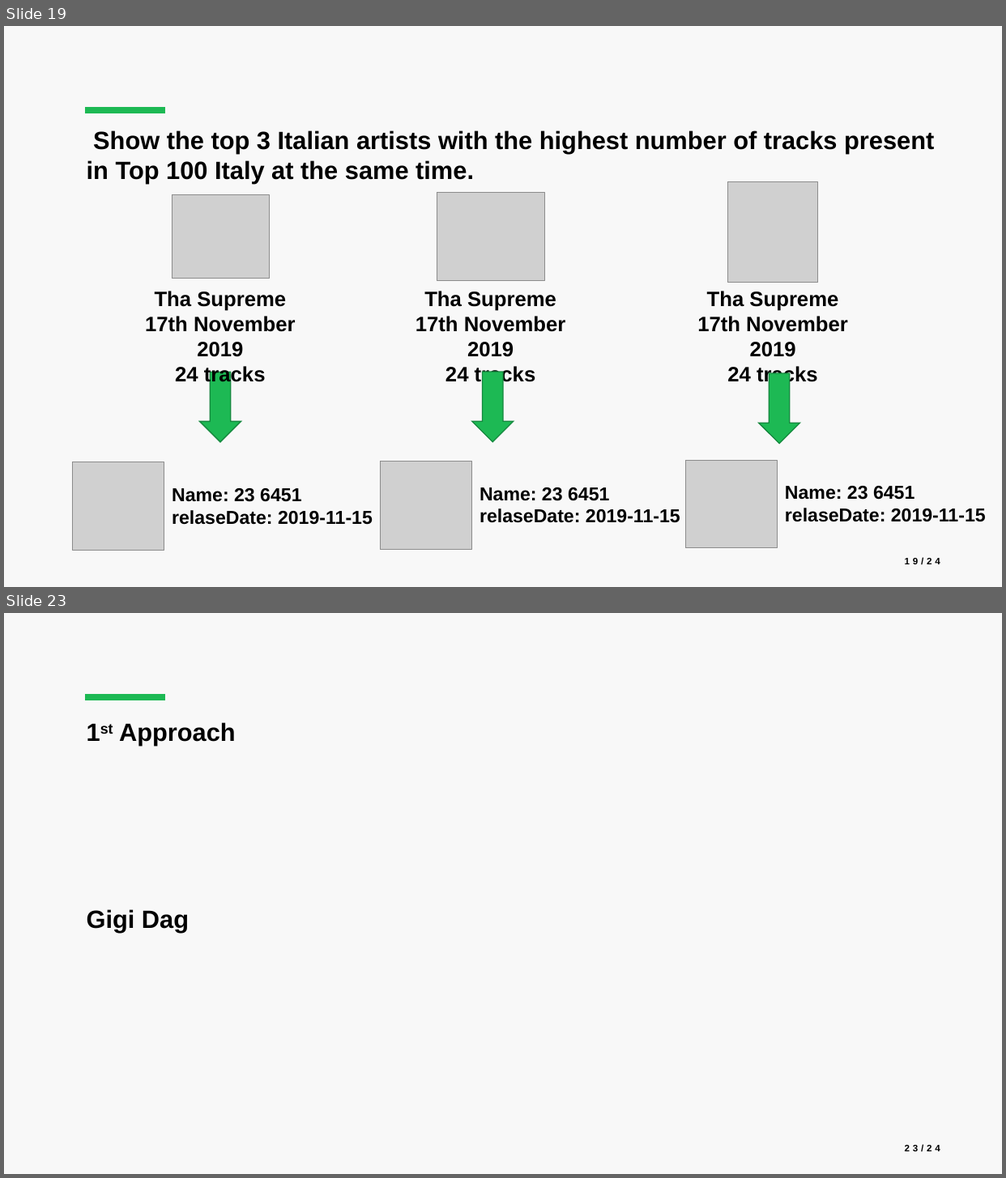
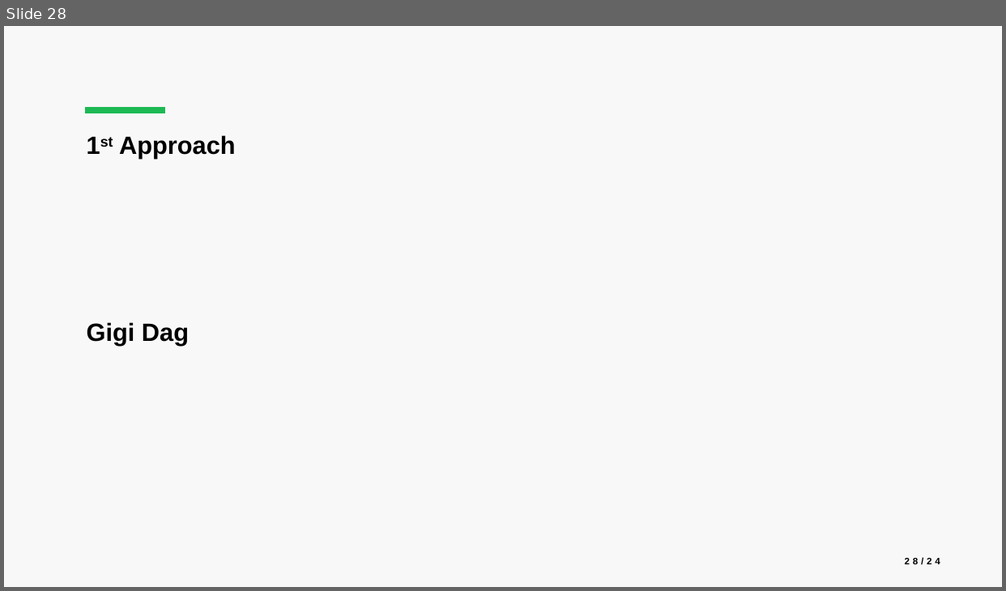
Before and after one commit to luca-martinelli-09/spotify-pg, a slide deck: slides/Spotify_Presentation.pptx. Shown one above the other, each under a label of ours: slides 19 and 23 before the commit, slide 28 after it; the slides between them are not shown. The pictures are 1006x1178 and 1006x591 pixels, drawn with LibreOffice and Linux fonts; fonts in the diff are those of the drawing; grey boxes stand for pictures. Boxes give left, top, right and bottom in pixels: in the first picture for what was removed or moved away, otherwise in the second. Text is boxed around its words. In the diff, an @@ line names an element or a change of style, - is before the commit and + after.

```diff
--- a/slides/Spotify_Presentation.pptx
+++ b/slides/Spotify_Presentation.pptx
@@ slide 19 removed at [4,26,1002,587], background #F8F8F8; not listed: 1 template element that a slide beside it also shows @@
@@ title removed at [87,130,934,184] @@
-Show the top 3 Italian artists with the highest number of tracks present in Top 100 Italy at the same time.
@@ picture removed at [172,195,269,279] @@
@@ picture removed at [437,193,544,281] @@
@@ picture removed at [728,182,818,282] @@
@@ text removed at [145,291,296,386] @@
-Tha Supreme
-17th November 2019
-24 tracks
@@ text removed at [415,291,566,386] @@
-Tha Supreme
-17th November 2019
-24 tracks
@@ text removed at [697,291,848,386] @@
-Tha Supreme
-17th November 2019
-24 tracks
@@ right arrow removed at [200,372,241,442] @@
@@ right arrow removed at [472,372,513,442] @@
@@ right arrow removed at [759,373,800,444] @@
@@ picture removed at [72,463,164,551] @@
@@ picture removed at [380,462,472,550] @@
@@ picture removed at [685,460,778,548] @@
@@ text removed at [785,486,986,523] @@
-Name: 23 6451
-relaseDate: 2019-11-15
@@ text removed at [172,489,373,525] @@
-Name: 23 6451
-relaseDate: 2019-11-15
@@ text removed at [479,488,680,523] @@
-Name: 23 6451
-relaseDate: 2019-11-15
@@ page number removed at [905,557,940,565] @@
-19/24
@@ what was slide 23 is now slide 28 @@
@@ page number at [905,557,940,565]: text changed @@
-23/24
+28/24
```
Also in this commit, not shown: 7 slides changed, 6 slides added, 7 other files.
